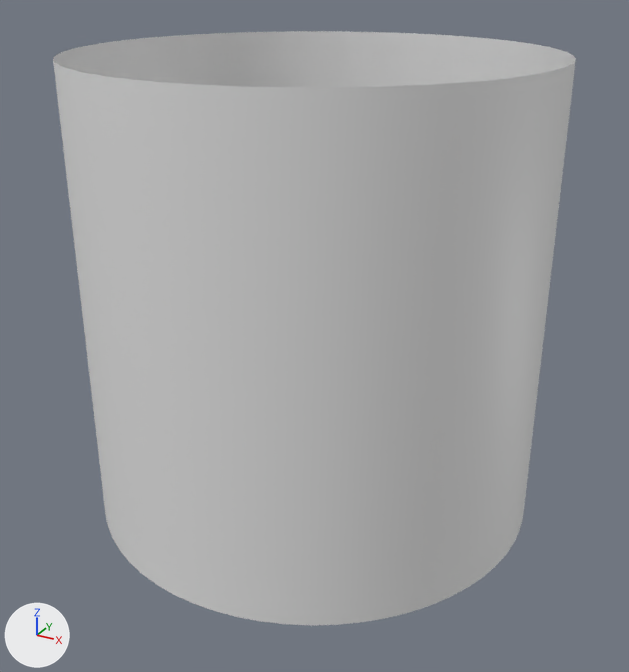
What one commit did to the FBX model Soulmates (URP)/Assets/Davido Folder/Level3/Cillinderrr/Cillinder.fbx.
One viewpoint serves both versions: a camera (50 mm lens) standing at (5.24, -9.53, 7.09) and looking at (0.12, -0.22, 2.43). The axes (+X, +Y, +Z) are drawn at lower left. The lights are the same throughout.
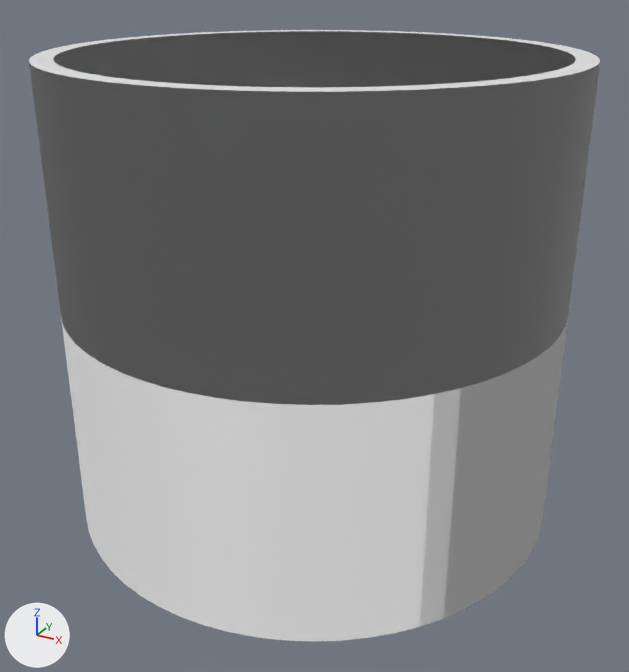
Boxes [x1, y1, x2, y2] around the edits, measured in the pictures (629 x 672 px):
```json
{"object": "Cylinder", "change": "reshaped", "before": [53, 31, 576, 625], "after": [29, 30, 600, 642], "on screen": "9% wider"}
{"part": 1, "of": "me_cylinder", "change": "added", "after": [29, 30, 600, 642]}
```

Edits to the scene script, one JSON object a line:
```json
{"block": "me_cylinder", "where": "# used by ob_cylinder; location = (0.0, 0.0, 0.0)"}
{"op": "remove", "block": "me_cylinder", "code": "me_cylinder.from_pydata(...)  # 128 vertices, 64 faces; spans x -3.0..3.0, y -3.0..3.0, z 0.0..6.01"}
{"op": "add", "block": "me_cylinder", "code": "me_cylinder.from_pydata(...)  # 256 vertices, 256 faces; spans x -3.26..3.26, y -3.26..3.26, z 0.0..6.01"}
{"block": "me_cylinder", "change": "me_cylinder part 1"}
{"block": "me_cylinder", "change": "64 vertices are added at x -3.26..3.26, y -3.26..3.26, z 0.0"}
{"block": "me_cylinder", "change": "64 new vertices lie (0.0, 0.0, 6.01) away from vertices in x -3.26..3.26, y -3.26..3.26, z 0.0"}
{"block": "me_cylinder", "change": "192 new faces join them"}
```
